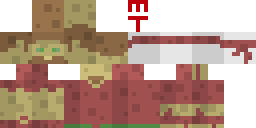
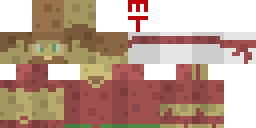
Layers edited between the first and the second 256 x 128 image:
painted on "character.png" over (36, 44, 60, 52)
